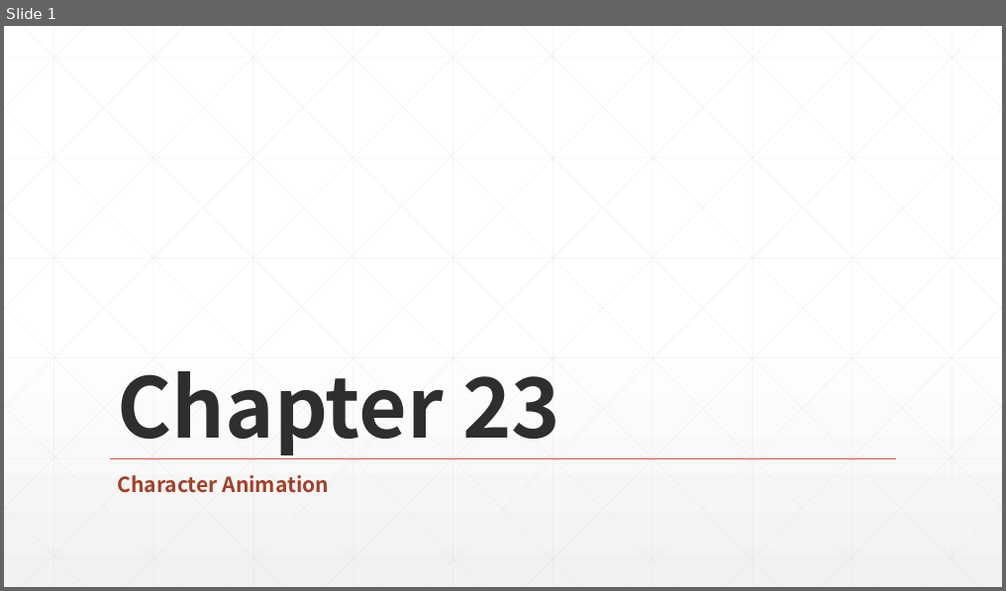
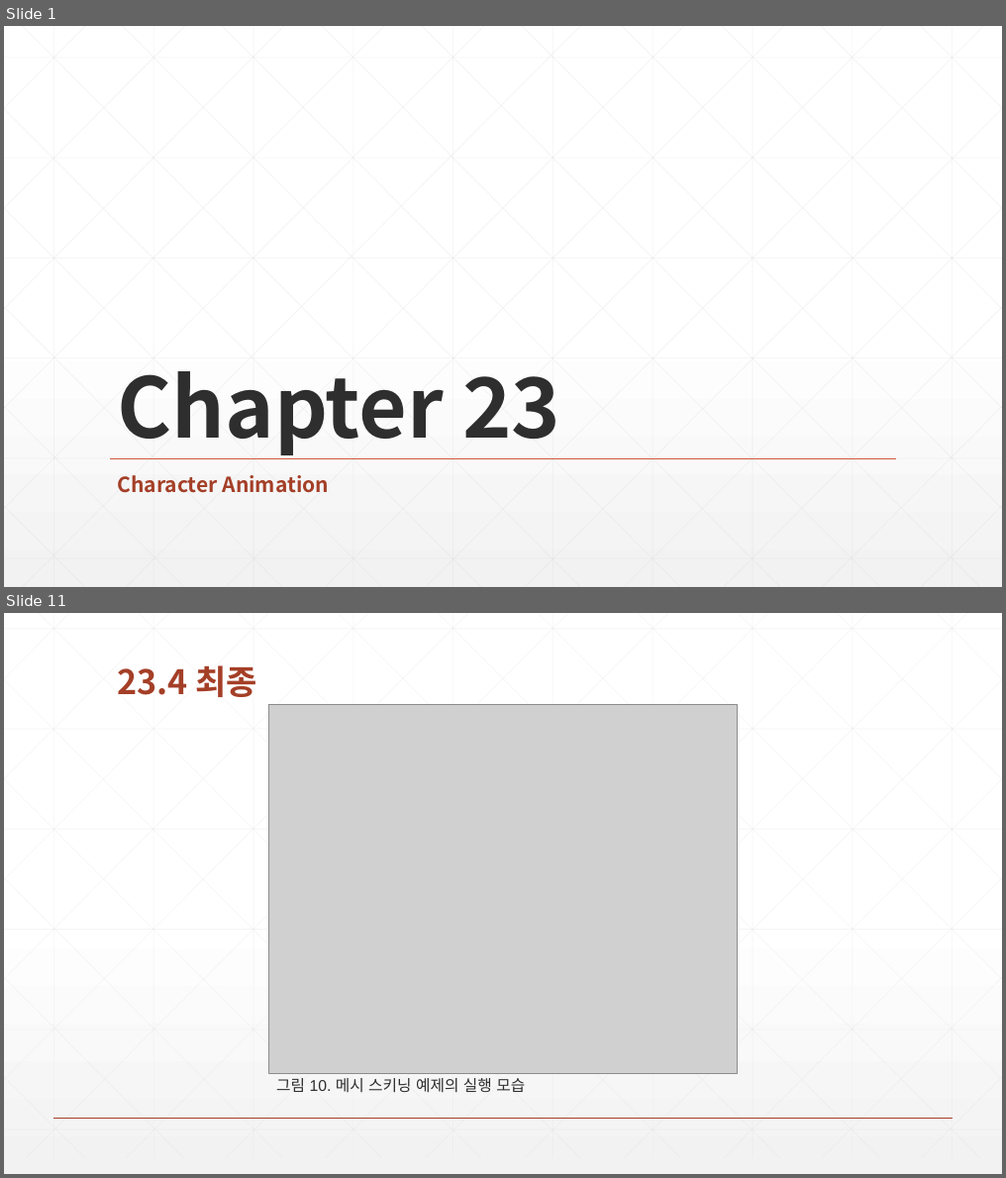
Before and after one commit to earthboom/CodingStudy, a slide deck: Common/Chapter 23 Character Animation.pptx. Shown one above the other, each under a label of ours: slide 1 before the commit, slides 1 and 11 after it; the slides between them are not shown. The pictures are 1006x591 and 1006x1178 pixels, drawn with LibreOffice and Linux fonts; fonts in the diff are those of the drawing; grey boxes stand for pictures. Boxes give left, top, right and bottom in pixels: in the first picture for what was removed or moved away, otherwise in the second. Text is boxed around its words. In the diff, an @@ line names an element or a change of style, - is before the commit and + after.

```diff
--- a/Common/Chapter 23 Character Animation.pptx
+++ b/Common/Chapter 23 Character Animation.pptx
@@ slide 11 added at bbox=[4, 613, 1002, 1174], background gradient #FFFFFF to #F2F2F2 @@
@@ title added at bbox=[118, 665, 258, 697], 32.4 pt, text #A43F27, bold @@
+23.4 최종
@@ picture added at bbox=[269, 705, 737, 1073] @@
@@ text added at bbox=[276, 1078, 525, 1093], 15 pt, text #2D2E2D @@
+그림 10. 메시 스키닝 예제의 실행 모습
@@ group added at bbox=[4, 613, 1002, 1158]: 46 lines @@
@@ line added from (54, 1118) to (952, 1118), #A43F27 1 pt @@
```
Also in this commit, not shown: 9 other slides added, 7 slides removed.
